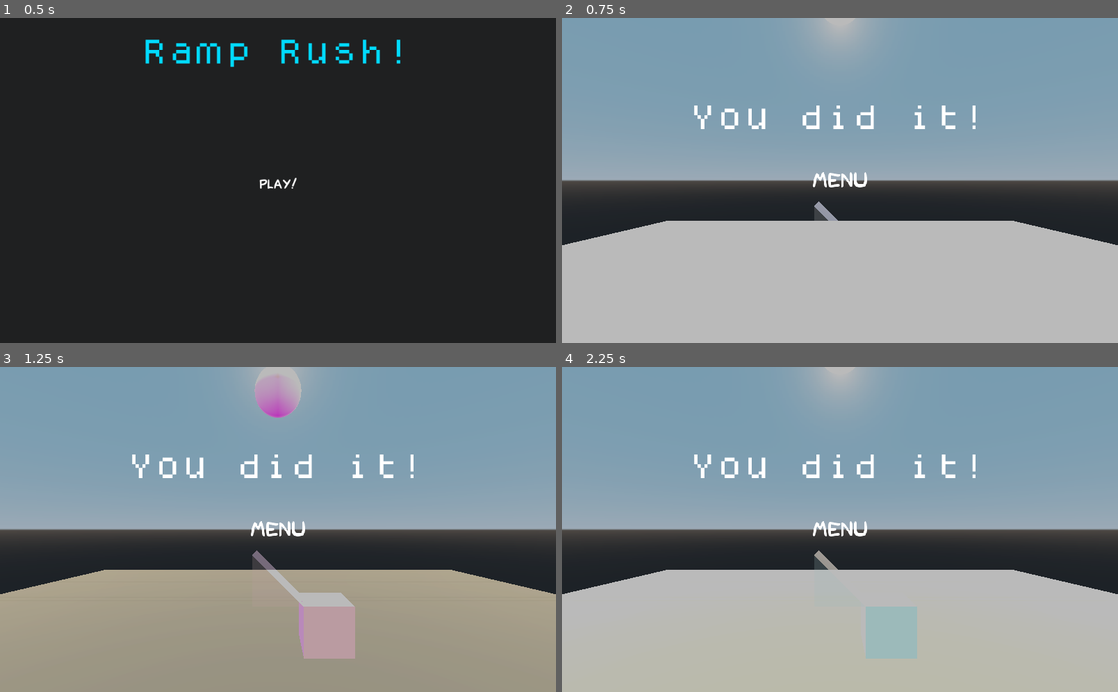
Above: before the commit, frames 1-4 (two rows, left to right).
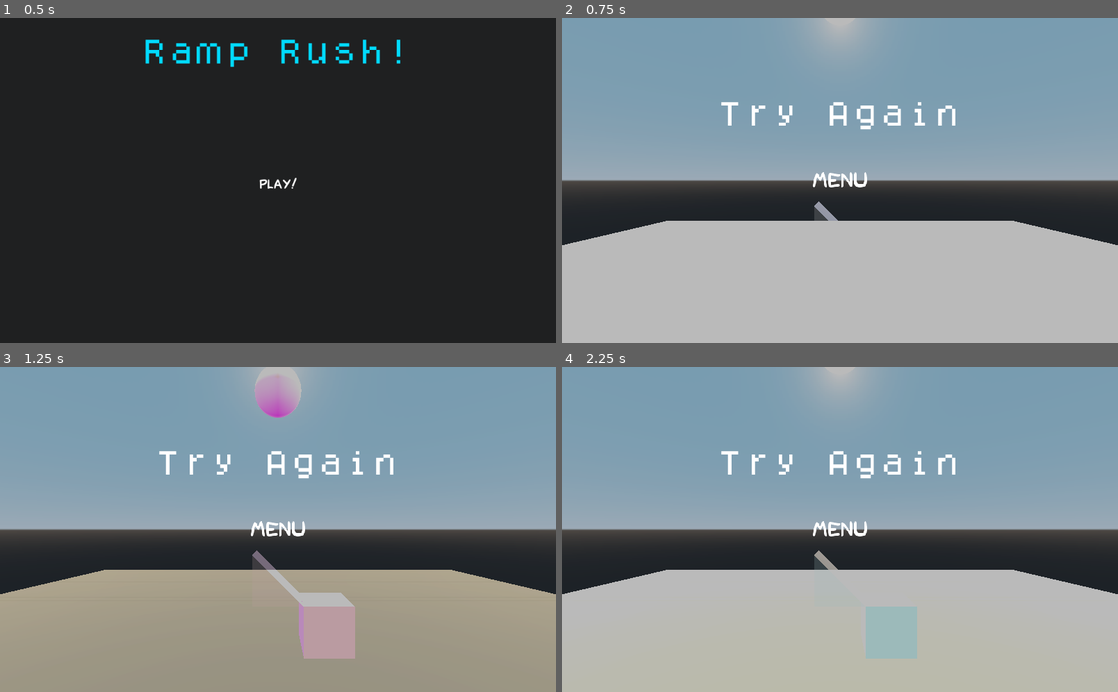
Above: after the commit, the same moments.

Repository: lpszeto/Ramp_Rush
Game: Godot game, scene res://Menu.tscn
Same seed, same stepped clock (60 frames per second), same inputs: the game is played once before the commit and once after it.
Inputs:
- Up to frame 1 (0.5 s): no input
- Up to frame 2 (0.75 s): click "Play!" at 0.5 s
- Up to frame 3 (1.25 s): no input
- Up to frame 4 (2.25 s): click "MenU" at 1.25 s; click "Play!" at 2 s

Frame 1 is identical in both runs. In frame 2, 1.2% of the frame differs, in the area x 23-75%, y 25-35%; in frame 3, 1.2%; in frame 4, 1.2%.

Commit message:
Change Added a Win and Lose HUD

Diff:
--- a/Ramp Rush/Main.tscn
+++ b/Ramp Rush/Main.tscn
@@ -30,6 +30,13 @@
 
 [sub_resource type="Theme" id=7]
 default_font = SubResource( 6 )
+
+[sub_resource type="DynamicFont" id=8]
+size = 50
+font_data = ExtResource( 5 )
+
+[sub_resource type="Theme" id=9]
+default_font = SubResource( 8 )
 
 [node name="Main" type="Node"]
 
@@ -63,12 +70,13 @@
 anchor_right = 1.0
 anchor_bottom = 1.0
 
-[node name="ColorRect" type="ColorRect" parent="Control"]
+[node name="Win" type="ColorRect" parent="Control"]
+visible = false
 anchor_right = 1.0
 anchor_bottom = 1.0
 color = Color( 0, 0, 0, 0.270588 )
 
-[node name="Label" type="Label" parent="Control/ColorRect"]
+[node name="Label" type="Label" parent="Control/Win"]
 anchor_left = 0.5
 anchor_right = 0.5
 margin_left = -275.0
@@ -78,7 +86,7 @@
 theme = SubResource( 5 )
 text = "You did it!"
 
-[node name="Menu" type="Button" parent="Control/ColorRect"]
+[node name="Menu" type="Button" parent="Control/Win"]
 anchor_left = 0.5
 anchor_top = 0.5
 anchor_right = 0.5
@@ -94,4 +102,36 @@
 flat = true
 script = ExtResource( 7 )
 
-[connection signal="pressed" from="Control/ColorRect/Menu" to="Control/ColorRect/Menu" method="_on_Menu_pressed"]
+[node name="Lose" type="ColorRect" parent="Control"]
+anchor_right = 1.0
+anchor_bottom = 1.0
+color = Color( 0, 0, 0, 0.270588 )
+
+[node name="Menu" type="Button" parent="Control/Lose"]
+anchor_left = 0.5
+anchor_top = 0.5
+anchor_right = 0.5
+anchor_bottom = 0.5
+margin_left = -57.0
+margin_top = -24.5
+margin_right = 57.0
+margin_bottom = 24.5
+theme = SubResource( 7 )
+custom_colors/font_color = Color( 1, 1, 1, 1 )
+custom_colors/font_color_hover = Color( 0, 0.905882, 1, 1 )
+text = "MenU"
+flat = true
+script = ExtResource( 7 )
+
+[node name="Label" type="Label" parent="Control/Lose"]
+anchor_left = 0.5
+anchor_right = 0.5
+margin_left = -225.0
+margin_top = 155.0
+margin_right = 225.0
+margin_bottom = 193.0
+theme = SubResource( 9 )
+text = "Try Again"
+
+[connection signal="pressed" from="Control/Win/Menu" to="Control/Win/Menu" method="_on_Menu_pressed"]
+[connection signal="pressed" from="Control/Lose/Menu" to="Control/Lose/Menu" method="_on_Menu_pressed"]
Not shown: 1 places in Ramp Rush/Main.tscn that only renumber resources
